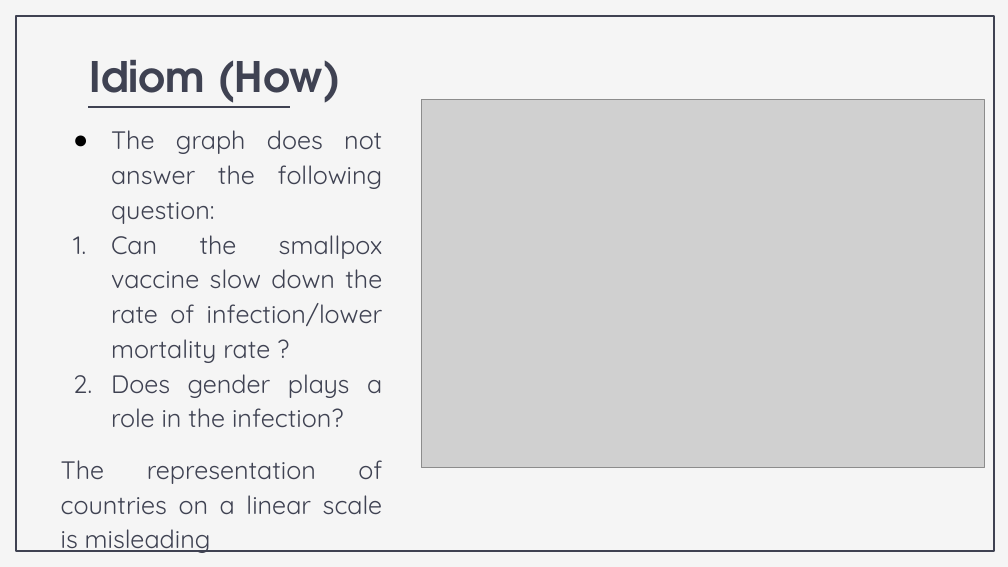
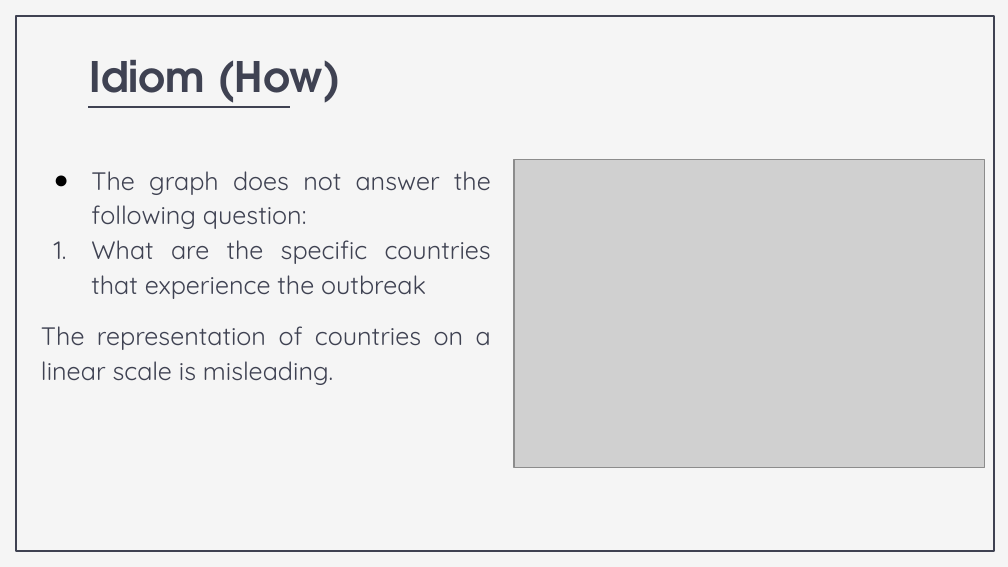
Before and after one commit to crystaltys/csc3007-d3-project, a slide deck: slide 14 of Milestone 01/IV Milestone 1.pptx. Drawn at 1008x567 pixels with LibreOffice and Linux fonts; fonts in the diff are those of the drawing; grey boxes stand for pictures. Boxes give left, top, right and bottom in pixels: in the first picture for what was removed or moved away, otherwise in the second. Text is boxed around its words. In the diff, an @@ line names an element or a change of style, - is before the commit and + after.

Commit message:
Milestone 1 Slides (Final)

```diff
--- a/Milestone 01/IV Milestone 1.pptx
+++ b/Milestone 01/IV Milestone 1.pptx
@@ subtitle "The graph does not answer ...": place and size @@
-subtitle "The graph does not answer ..." at bbox=[61, 130, 383, 553]
+subtitle "The graph does not answer ..." at bbox=[41, 171, 491, 385]
@@ picture: place and size @@
-picture at bbox=[421, 99, 984, 468]
+picture at bbox=[514, 160, 984, 468]
@@ subtitle at bbox=[41, 240, 491, 385]: text changed @@
-1. Can the smallpox vaccine slow down the rate of infection/lower mortality rate ?
-2. Does gender plays a role in the infection?
-The representation of countries on a linear scale is misleading
+1. What are the specific countries that experience the outbreak
+The representation of countries on a linear scale is misleading.
```
Also in this commit, not shown: 1 other file.
